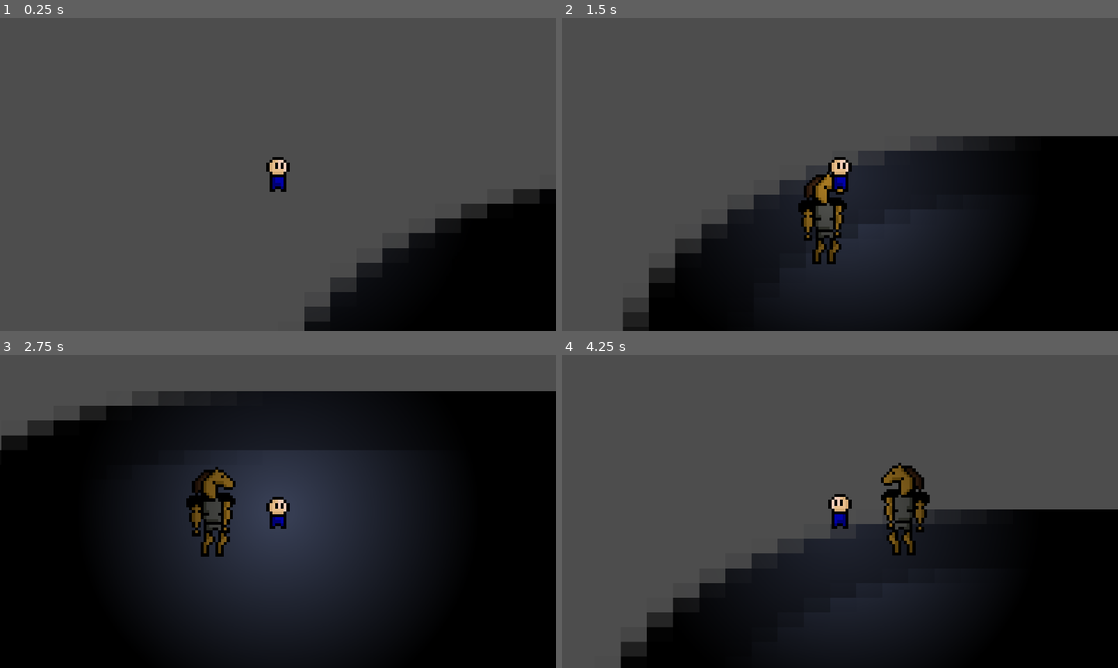
Above: before the commit, frames 1-4 (two rows, left to right).
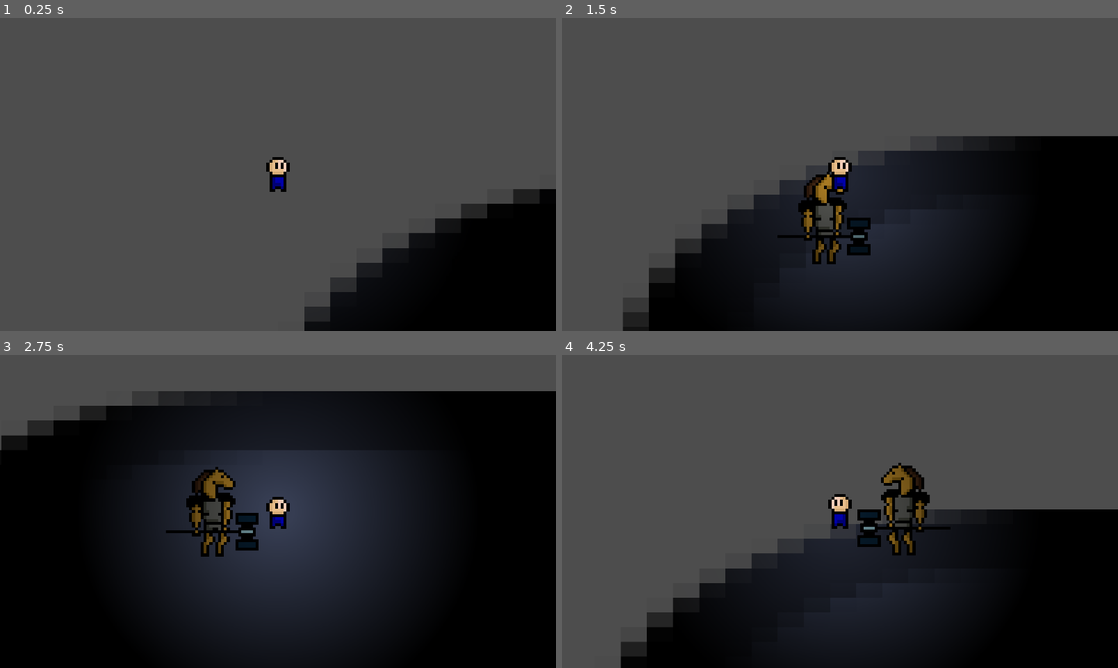
Above: after the commit, the same moments.

Repository: SportWizard/Horror-Game
Game: Godot game, scene res://game.tscn
The game is run twice, just before and just after one commit, with the same random seed, the same clock (stepped at 60 frames per second) and the same inputs. The engine's default icon, where the game draws it, is replaced by a stand-in: a white triangle on a blue panel in a dark square.
Inputs:
- Up to frame 1 (0.25 s): no input
- Up to frame 2 (1.5 s): tap Enter at 0.5 s; hold D (Right) 0.53-1.28 s; hold Shift (Sprint) 0.53-1.28 s; hold S (Down) from 1.28 s (still down); tap Shift (Sprint) at 1.35 s
- Up to frame 3 (2.75 s): release S (Down) at 2.03 s; hold D (Right) from 2.03 s (still down); hold Shift (Sprint) from 2.03 s (still down)
- Up to frame 4 (4.25 s): release D (Right) at 2.78 s; release Shift (Sprint) at 2.78 s; hold W (Up) 2.78-3.53 s; tap Shift (Sprint) at 2.85 s; hold A (Left) from 3.53 s (still down); hold Shift (Sprint) from 3.53 s (still down)

The runs differ from the first frame. In frame 2, 0.5% of the frame differs, in the area x 38-56%, y 63-76%; in frame 3, 0.5%, in the area x 29-47%, y 50-63%; in frame 4, 0.5%.

Commit message:
New sprite for horse man and simplify cur direction of player and enemy

Diff:
--- a/Entities/Enemies/HorseMan/horse_man.tscn
+++ b/Entities/Enemies/HorseMan/horse_man.tscn
@@ -1,7 +1,7 @@
-[gd_scene load_steps=14 format=3 uid="uid://balsomu0kfmsk"]
+[gd_scene load_steps=21 format=3 uid="uid://balsomu0kfmsk"]
 
 [ext_resource type="Script" uid="uid://56mibatm1gaq" path="res://Entities/Enemies/HorseMan/horse_man.gd" id="1_jcqnk"]
-[ext_resource type="Texture2D" uid="uid://dwvus4ai73acm" path="res://Entities/Enemies/HorseMan/horse-man.png" id="1_tnjmc"]
+[ext_resource type="Texture2D" uid="uid://b5ifrks4hfvjd" path="res://Entities/Enemies/HorseMan/horse-man-with-hammer.png" id="2_tnjmc"]
 
 [sub_resource type="Animation" id="Animation_g4pat"]
 resource_name = "Idle left"
@@ -35,10 +35,46 @@
 "values": [0, 1]
 }
 
+[sub_resource type="Animation" id="Animation_e6u2q"]
+resource_name = "Walk left"
+length = 1.7
+loop_mode = 1
+tracks/0/type = "value"
+tracks/0/imported = false
+tracks/0/enabled = true
+tracks/0/path = NodePath("Sprite2D:frame")
+tracks/0/interp = 1
+tracks/0/loop_wrap = true
+tracks/0/keys = {
+"times": PackedFloat32Array(0, 0.3, 0.6, 0.9, 1.2, 1.5),
+"transitions": PackedFloat32Array(1, 1, 1, 1, 1, 1),
+"update": 1,
+"values": [10, 11, 12, 13, 14, 15]
+}
+
+[sub_resource type="Animation" id="Animation_jcqnk"]
+resource_name = "Walk right"
+length = 1.7
+loop_mode = 1
+tracks/0/type = "value"
+tracks/0/imported = false
+tracks/0/enabled = true
+tracks/0/path = NodePath("Sprite2D:frame")
+tracks/0/interp = 1
+tracks/0/loop_wrap = true
+tracks/0/keys = {
+"times": PackedFloat32Array(0, 0.3, 0.6, 0.9, 1.2, 1.5),
+"transitions": PackedFloat32Array(1, 1, 1, 1, 1, 1),
+"update": 1,
+"values": [4, 5, 6, 7, 8, 9]
+}
+
 [sub_resource type="AnimationLibrary" id="AnimationLibrary_v47qx"]
 _data = {
 &"Idle left": SubResource("Animation_g4pat"),
-&"Idle right": SubResource("Animation_tnjmc")
+&"Idle right": SubResource("Animation_tnjmc"),
+&"Walk left": SubResource("Animation_e6u2q"),
+&"Walk right": SubResource("Animation_jcqnk")
 }
 
 [sub_resource type="AnimationNodeAnimation" id="AnimationNodeAnimation_tnjmc"]
@@ -54,13 +90,32 @@
 blend_point_1/pos = Vector2(1, 0)
 blend_mode = 1
 
+[sub_resource type="AnimationNodeAnimation" id="AnimationNodeAnimation_g4pat"]
+animation = &"Walk left"
+
+[sub_resource type="AnimationNodeAnimation" id="AnimationNodeAnimation_v47qx"]
+animation = &"Walk right"
+
+[sub_resource type="AnimationNodeBlendSpace2D" id="AnimationNodeBlendSpace2D_e6u2q"]
+blend_point_0/node = SubResource("AnimationNodeAnimation_g4pat")
+blend_point_0/pos = Vector2(-1, 0)
+blend_point_1/node = SubResource("AnimationNodeAnimation_v47qx")
+blend_point_1/pos = Vector2(1, 0)
+
 [sub_resource type="AnimationNodeStateMachineTransition" id="AnimationNodeStateMachineTransition_v47qx"]
 advance_mode = 2
 
+[sub_resource type="AnimationNodeStateMachineTransition" id="AnimationNodeStateMachineTransition_g3b3n"]
+
+[sub_resource type="AnimationNodeStateMachineTransition" id="AnimationNodeStateMachineTransition_nhxxn"]
+
 [sub_resource type="AnimationNodeStateMachine" id="AnimationNodeStateMachine_e6u2q"]
+states/End/position = Vector2(858, 97.875)
 states/Idle/node = SubResource("AnimationNodeBlendSpace2D_g4pat")
-states/Idle/position = Vector2(383, 98)
-transitions = ["Start", "Idle", SubResource("AnimationNodeStateMachineTransition_v47qx")]
+states/Idle/position = Vector2(387, 46.5)
+states/Walk/node = SubResource("AnimationNodeBlendSpace2D_e6u2q")
+states/Walk/position = Vector2(387, 164)
+transitions = ["Start", "Idle", SubResource("AnimationNodeStateMachineTransition_v47qx"), "Walk", "Idle", SubResource("AnimationNodeStateMachineTransition_g3b3n"), "Idle", "Walk", SubResource("AnimationNodeStateMachineTransition_nhxxn")]
 
 [sub_resource type="CapsuleShape2D" id="CapsuleShape2D_g4pat"]
 radius = 3.0
@@ -79,8 +134,8 @@
 speed = 40.0
 
 [node name="Sprite2D" type="Sprite2D" parent="."]
-texture = ExtResource("1_tnjmc")
-hframes = 4
+texture = ExtResource("2_tnjmc")
+hframes = 16
 
 [node name="AnimationPlayer" type="AnimationPlayer" parent="."]
 libraries = {
@@ -91,6 +146,7 @@
 tree_root = SubResource("AnimationNodeStateMachine_e6u2q")
 anim_player = NodePath("../AnimationPlayer")
 parameters/Idle/blend_position = Vector2(1, 0)
+parameters/Walk/blend_position = Vector2(0, 0)
 
 [node name="CollisionShape2D" type="CollisionShape2D" parent="."]
 position = Vector2(0, 13)
--- a/Entities/Enemies/enemy.gd
+++ b/Entities/Enemies/enemy.gd
@@ -1,4 +1,6 @@
 class_name Enemy extends CharacterBody2D
+
+@onready var _state_machine: AnimationNodeStateMachinePlayback = $AnimationTree["parameters/playback"]
 
 @export var speed: float = 50
 @export_range(1, 4) var speed_multiplier: float = 2
@@ -10,7 +12,9 @@
 var _chasing: Node2D = null
 
 func _animation() -> void:
-	self._cur_dir.x = self._cur_dir.x if Helper.same_axis_dir(self._cur_dir.x, velocity.x) else -self._cur_dir.x
+	if self.velocity.x != 0:
+		self._cur_dir.x = sign(self.velocity.x)
+
 	$AnimationTree.set("parameters/Idle/blend_position", self._cur_dir)
 
 func _wander() -> void:
@@ -65,5 +69,5 @@
 	elif $WanderTimer.is_stopped():
 		$WanderTimer.start(self.wander_time)
 
+	self._animation()
 	self.move_and_slide()
-	self._animation()
--- a/Entities/Player/player.gd
+++ b/Entities/Player/player.gd
@@ -14,10 +14,12 @@
 		self.velocity *= self.speed_multiplier
 
 func _animation() -> void:
-	self._cur_dir.x = self._cur_dir.x if Helper.same_axis_dir(self._cur_dir.x, velocity.x) else -self._cur_dir.x
+	if self.velocity.x != 0:
+		self._cur_dir.x = sign(self.velocity.x)
+
 	$AnimationTree.set("parameters/Idle/blend_position", self._cur_dir)
 
 func _physics_process(delta: float) -> void:
 	self._movement()
+	self._animation()
 	self.move_and_slide()
-	self._animation()
--- a/Utilities/Scripts/helper.gd
+++ /dev/null
@@ -1,17 +0,0 @@
-class_name Helper extends Node
-
-static func same_axis_dir(prev_x_dir: float, velocity_x: float) -> bool:
-	if prev_x_dir != -1.0 && prev_x_dir != 1.0:
-		assert(false, "prev_x_dir must be either -1 or 1")
-
-	if velocity_x == 0:
-		return true
-
-	var cur_dir: int = 0
-
-	if velocity_x > 0:
-		cur_dir = 1
-	elif velocity_x < 0:
-		cur_dir = -1
-
-	return prev_x_dir == cur_dir
Binary file added: Entities/Enemies/HorseMan/horse-man-with-hammer.png
Not shown, changed: Entities/Enemies/HorseMan/horse-man-with-hammer.png.import
Binary file removed: Entities/Enemies/HorseMan/horse-man.png
Not shown, removed: Utilities/Scripts/helper.gd.uid
